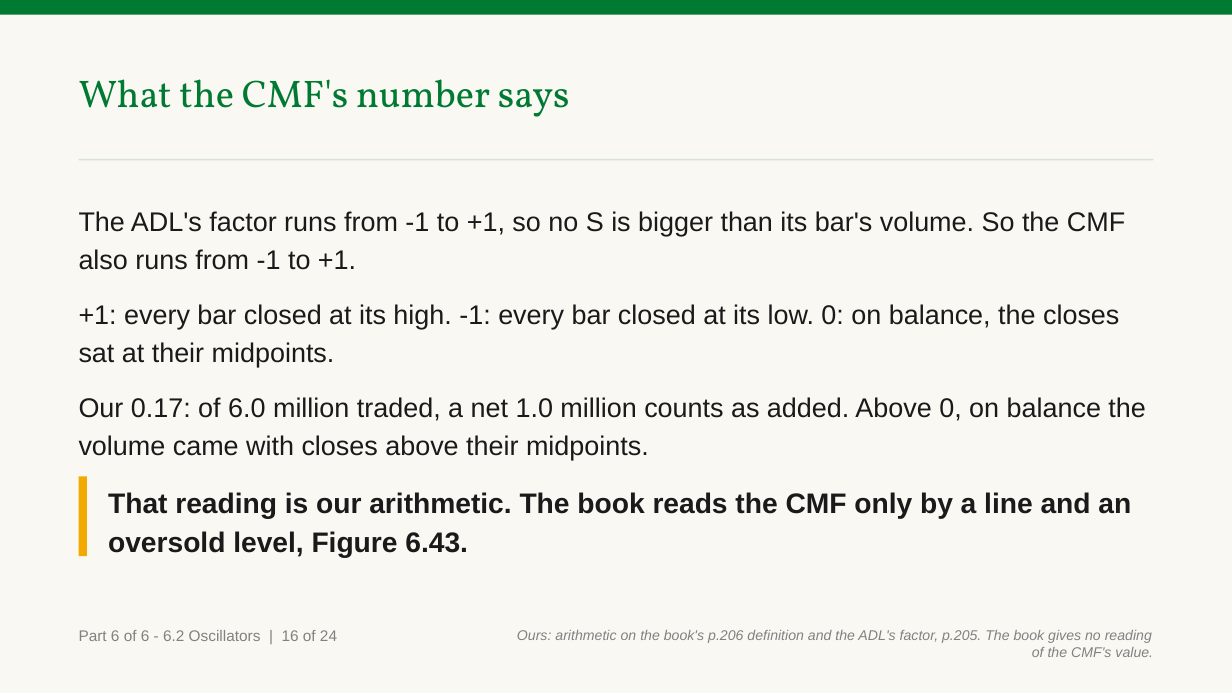
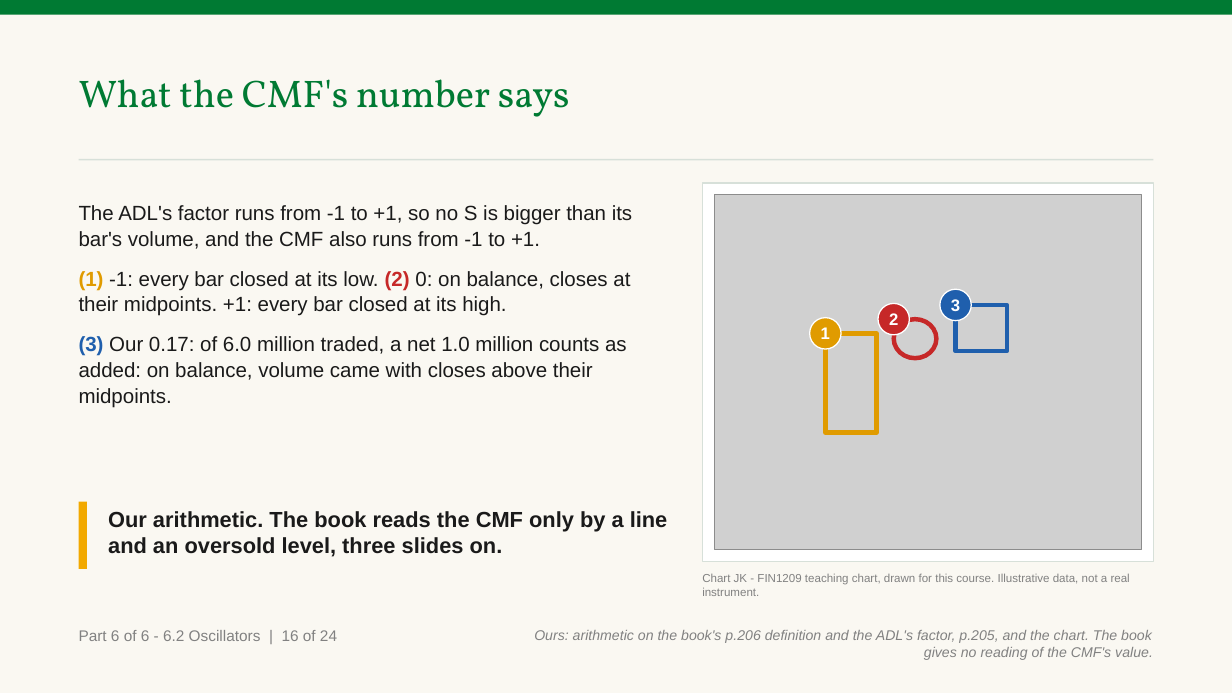
Before and after one commit to benjiesotelo-sudo/Telos_FIN1209, a slide deck: slide 190 of chapter-06/FIN1209-Chapter-06.pptx (slide 189 before the commit). Drawn at 1232x693 pixels with LibreOffice and Linux fonts; fonts in the diff are those of the drawing; grey boxes stand for pictures. Boxes give left, top, right and bottom in pixels: in the first picture for what was removed or moved away, otherwise in the second. Text is boxed around its words. In the diff, an @@ line names an element or a change of style, - is before the commit and + after.

```diff
--- a/chapter-06/FIN1209-Chapter-06.pptx
+++ b/chapter-06/FIN1209-Chapter-06.pptx
@@ text at (79, 205, 632, 408): text changed; size 21 to 16 pt @@
-The ADL's factor runs from -1 to +1, so no S is bigger than its bar's volume. So the CMF also runs from -1 to +1.
-+1: every bar closed at its high. -1: every bar closed at its low. 0: on balance, the closes sat at their midpoints.
-Our 0.17: of 6.0 million traded, a net 1.0 million counts as added. Above 0, on balance the volume came with closes above their midpoints.
+The ADL's factor runs from -1 to +1, so no S is bigger than its bar's volume, and the CMF also runs from -1 to +1.
+(1) -1: every bar closed at its low. (2) 0: on balance, closes at their midpoints. +1: every bar closed at its high.
+(3) Our 0.17: of 6.0 million traded, a net 1.0 million counts as added: on balance, volume came with closes above their midpoints.
@@ rectangle added at (702, 183, 1153, 562), fill #FFFFFF, outline #D7E0D9 1 pt @@
@@ picture added at (714, 195, 1141, 550) @@
@@ ellipse added at (940, 289, 971, 321), fill #1F5FAD, outline #FFFFFF 1 pt, 13 pt, text #FFFFFF, bold @@
+3
@@ ellipse added at (810, 318, 841, 349), fill #E09B00, outline #FFFFFF 1 pt, 13 pt, text #FFFFFF, bold @@
+1
@@ ellipse added at (878, 303, 909, 335), fill #C62828, outline #FFFFFF 1 pt, 13 pt, text #FFFFFF, bold @@
+2
@@ ellipse added at (894, 319, 936, 358), outline #C62828 3.5 pt @@
@@ rectangle added at (956, 305, 1006, 351), outline #1F5FAD 3.5 pt @@
@@ rectangle added at (825, 334, 876, 433), outline #E09B00 3.5 pt @@
@@ rectangle: place and size @@
-rectangle at (79, 476, 87, 555)
+rectangle at (79, 502, 87, 569)
@@ text at (108, 511, 668, 557): text changed; size 22 to 17 pt @@
-That reading is our arithmetic. The book reads the CMF only by a line and an oversold level, Figure 6.43.
+Our arithmetic. The book reads the CMF only by a line and an oversold level, three slides on.
@@ text added at (702, 573, 1130, 596), 9 pt, text #818181 @@
+Chart JK - FIN1209 teaching chart, drawn for this course. Illustrative data, not a real instrument.
@@ text at (534, 630, 1153, 660): text changed @@
-Ours: arithmetic on the book's p.206 definition and the ADL's factor, p.205. The book gives no reading of the CMF's value.
+Ours: arithmetic on the book's p.206 definition and the ADL's factor, p.205, and the chart. The book gives no reading of the CMF's value.
```
Also in this commit, not shown: 41 other slides changed, 5 slides added, 3 other files.
